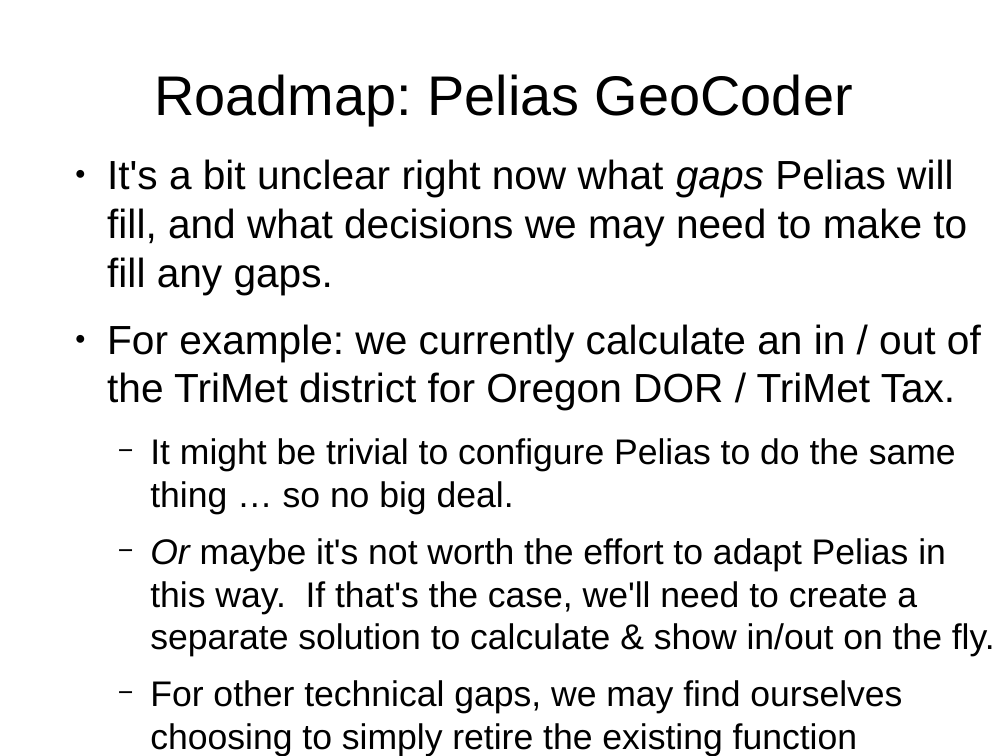
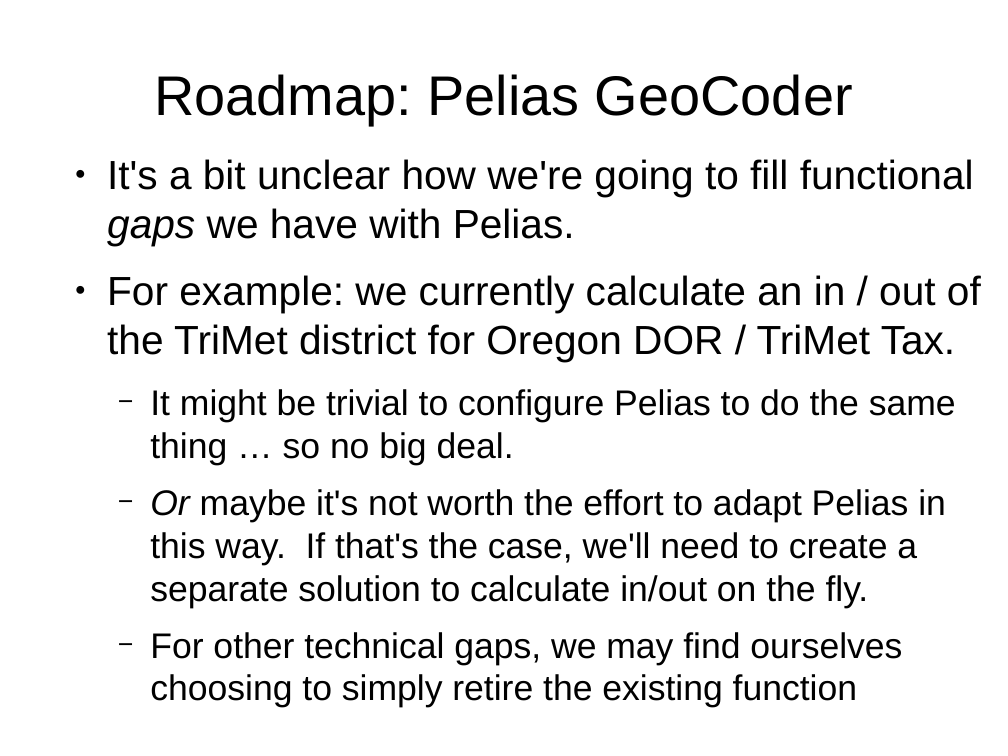
Before and after one commit to OpenTransitTools/docs, a slide deck: slide 10 of trimet/TriMet Roadmap 2017.odp (slide 9 before the commit). Drawn at 1008x756 pixels with LibreOffice and Linux fonts; fonts in the diff are those of the drawing. Boxes give left, top, right and bottom in pixels: in the first picture for what was removed or moved away, otherwise in the second. Text is boxed around its words. In the diff, an @@ line names an element or a change of style, - is before the commit and + after.

```diff
--- a/trimet/TriMet Roadmap 2017.odp
+++ b/trimet/TriMet Roadmap 2017.odp
@@ text at (107,159,974,246): text changed @@
-● It's a bit unclear right now what gaps Pelias will fill, and what decisions we may need to make to fill any gaps.
+● It's a bit unclear how we're going to fill functional gaps we have with Pelias.
@@ text at (150,489,946,608): text changed @@
-  − Or maybe it's not worth the effort to adapt Pelias in this way. If that's the case, we'll need to create a separate solution to calculate & show in/out on the fly.
+  − Or maybe it's not worth the effort to adapt Pelias in this way. If that's the case, we'll need to create a separate solution to calculate in/out on the fly.
```
Also in this commit, not shown: 2 other slides changed, 2 slides added.
